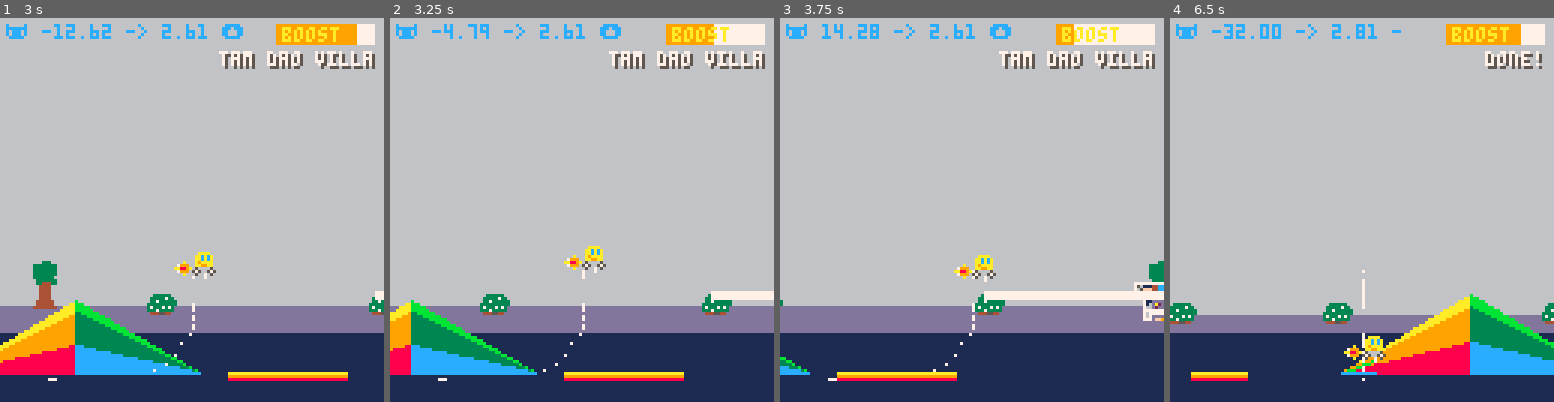
Above: before the commit, frames 1-4 (left to right).
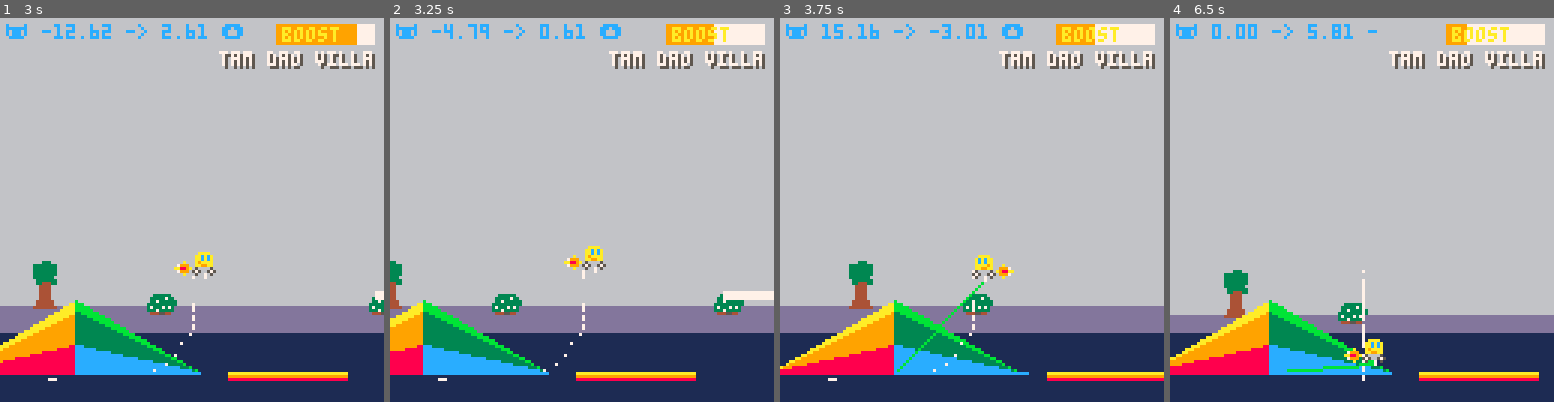
Above: after the commit, the same moments.

Repository: broquaint/pico8-carts
Game: PICO-8 cartridge racer.p8
The game is run twice, just before and just after one commit, with the same random seed, the same clock (stepped at 60 frames per second) and the same inputs.
Inputs:
- Up to frame 1 (3 s): tap X (X key) at 0.33, 1.07, 1.85, 2.97 s; tap O (Z key) at 0.7, 1.7, 2.1, 2.5, 2.9 s; hold Right 1.6-2.1 s; hold Up 2.15-2.42 s; hold Right from 2.47 s (still down)
- Up to frame 2 (3.25 s): release Right at 3.03 s; hold Left from 3.08 s (still down)
- Up to frame 3 (3.75 s): tap O (Z key) at 3.3, 3.7 s; release Left at 3.58 s; hold Down from 3.63 s (still down)
- Up to frame 4 (6.5 s): release Down at 3.97 s; hold Right 4.02-4.68 s; tap X (X key) at 4.08, 5.2, 6.32 s; tap O (Z key) every 0.4 s from 4.1 to 6.1 s; hold Up 4.73-5.03 s; hold Left 5.08-5.68 s; hold Down 5.73-6.03 s; hold Right from 6.08 s (still down)

Frame 1 is identical in both runs. In frame 2, 3.1% of the frame differs, in the area x 0-93%, y 2-95%; in frame 3, 11%; in frame 4, 17%, in the area x 0-100%, y 1-95%.

Commit message:
Restore air control
With platforms being introduced air control is going to be needed.

Diff:
--- a/racer.p8
+++ b/racer.p8
@@ -396,13 +396,8 @@
          car.dy = 0
       end
 
-      if not car.jumping and abs(car.speed - car.accel) < g_top_speed then
+      if abs(car.speed - car.accel) < g_top_speed then
          car.speed -= car.accel
-      end
-      -- Allow slowing down back to normal speed
-      -- TODO handle going left!
-      if car.jumping and car.speed > g_top_speed then
-         car.speed -= car.accel/3
       end
    end
 
